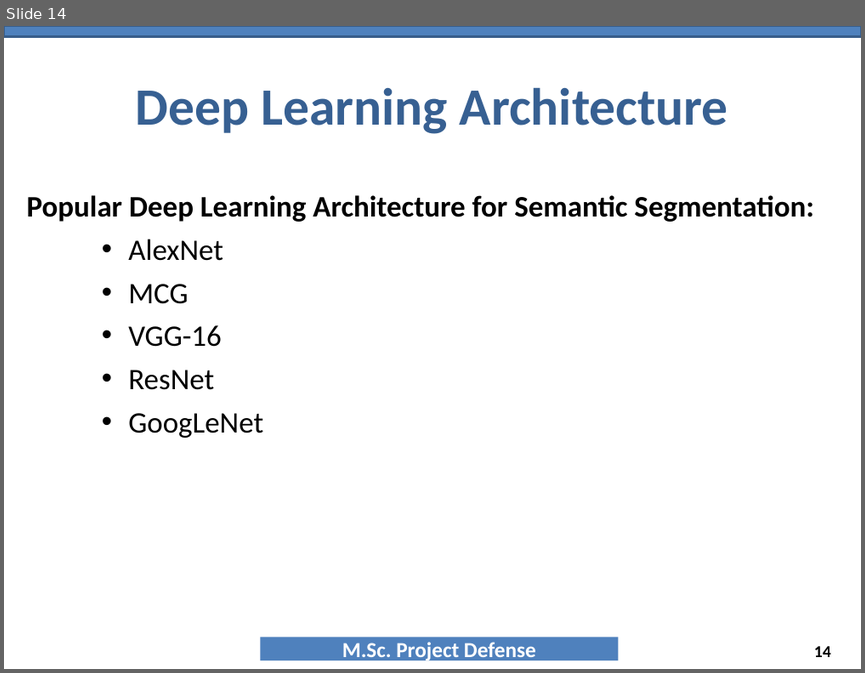
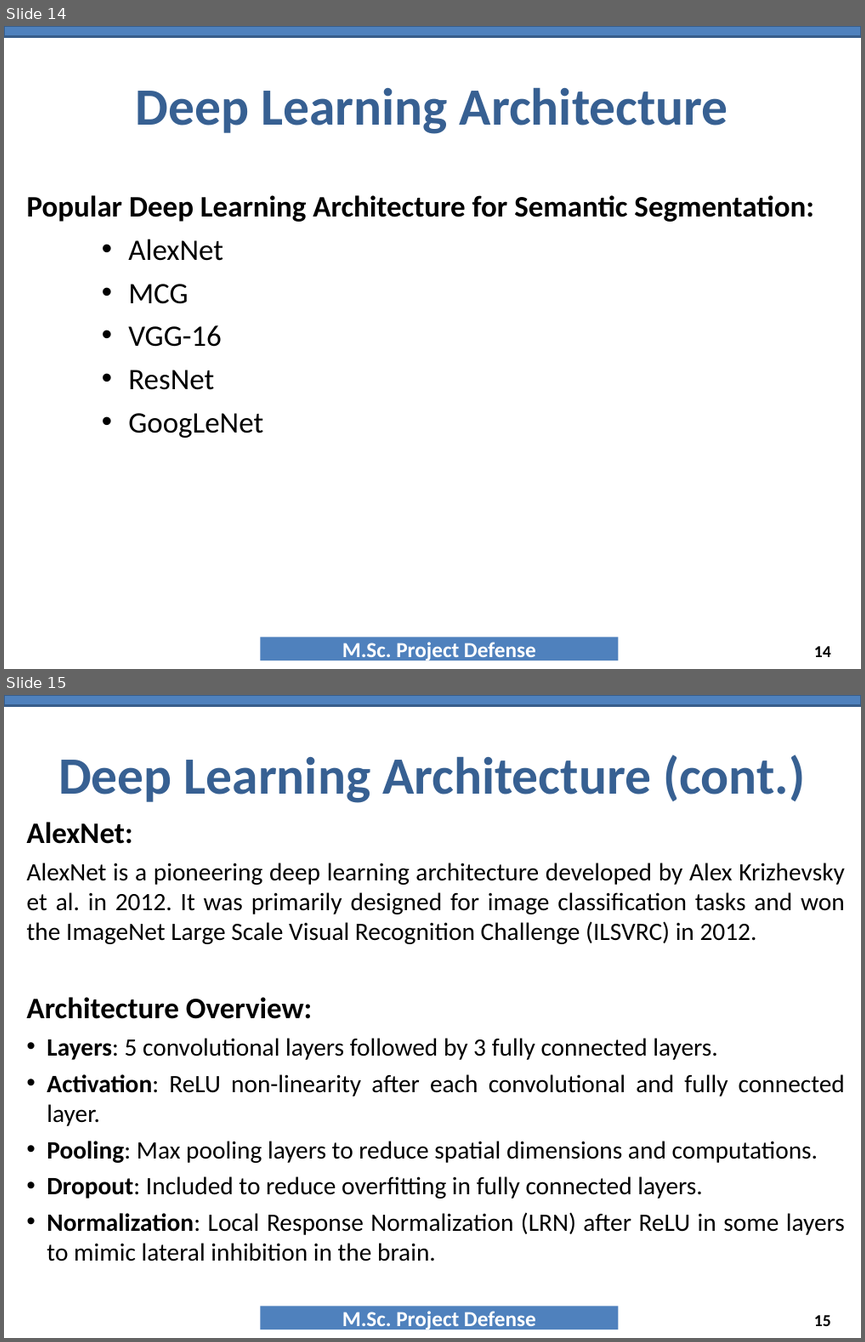
Before and after one commit to NAYANCSE27/msc-project, a slide deck: 9_PresentationTemplate_MscProject_CSE-057443.ppt. Shown one above the other, each under a label of ours: slide 14 before the commit, slides 14 and 15 after it. The pictures are 865x673 and 865x1342 pixels, drawn with LibreOffice and Linux fonts; fonts in the diff are those of the drawing; background and template pictures are left out. Boxes give left, top, right and bottom in pixels: in the first picture for what was removed or moved away, otherwise in the second. Text is boxed around its words. In the diff, an @@ line names an element or a change of style, - is before the commit and + after.

```diff
--- a/9_PresentationTemplate_MscProject_CSE-057443.ppt
+++ b/9_PresentationTemplate_MscProject_CSE-057443.ppt
@@ slide 15 added at (x1=4, y1=695, x2=861, y2=1338), background #FFFFFF; not listed: 2 template elements that a slide beside it also shows @@
@@ title added at (x1=58, y1=755, x2=805, y2=803), 44 pt, text #376092, bold @@
+Deep Learning Architecture (cont.)
@@ text added at (x1=27, y1=822, x2=845, y2=1261), 21 pt, text #000000 @@
+AlexNet:
+AlexNet is a pioneering deep learning architecture developed by Alex Krizhevsky et al. in 2012. It was primarily designed for image classification tasks and won the ImageNet Large Scale Visual Recognition Challenge (ILSVRC) in 2012.
+Architecture Overview:
+• Layers: 5 convolutional layers followed by 3 fully connected layers.
+• Activation: ReLU non-linearity after each convolutional and fully connected layer.
+• Pooling: Max pooling layers to reduce spatial dimensions and computations.
+• Dropout: Included to reduce overfitting in fully connected layers.
+• Normalization: Local Response Normalization (LRN) after ReLU in some layers to mimic lateral inhibition in the brain.
@@ page number added at (x1=814, y1=1315, x2=831, y2=1326), 14 pt, text #000000, bold @@
+15
```
Also in this commit, not shown: 2 slides changed, 11 other slides added, 2 slides removed, 2 other files.
